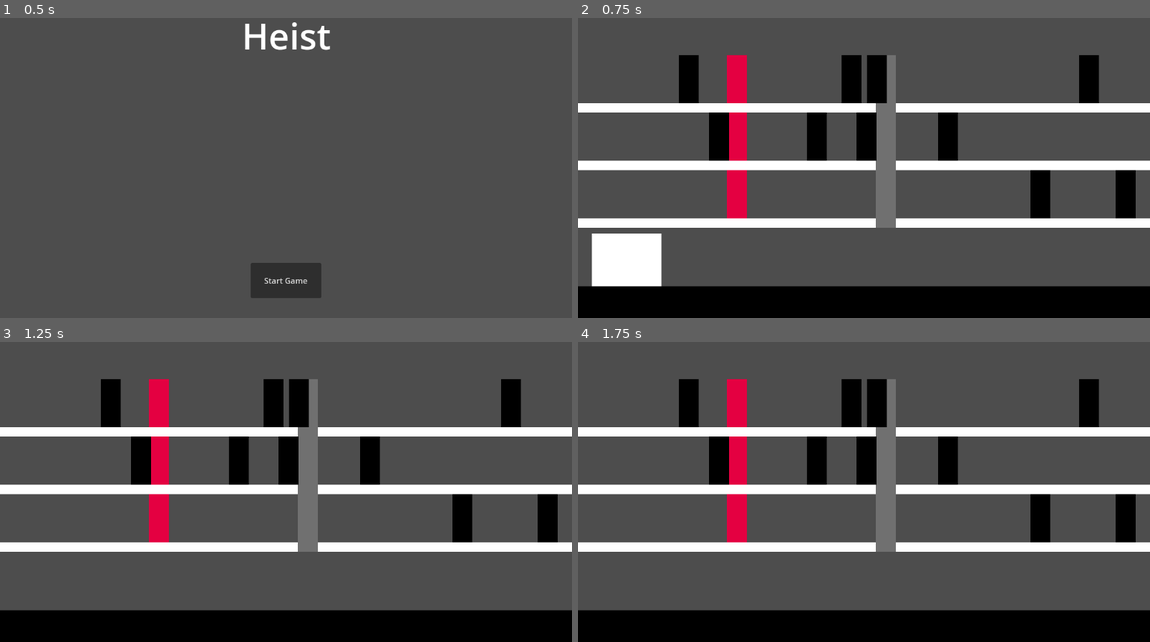
Above: before the commit, frames 1-4 (two rows, left to right).
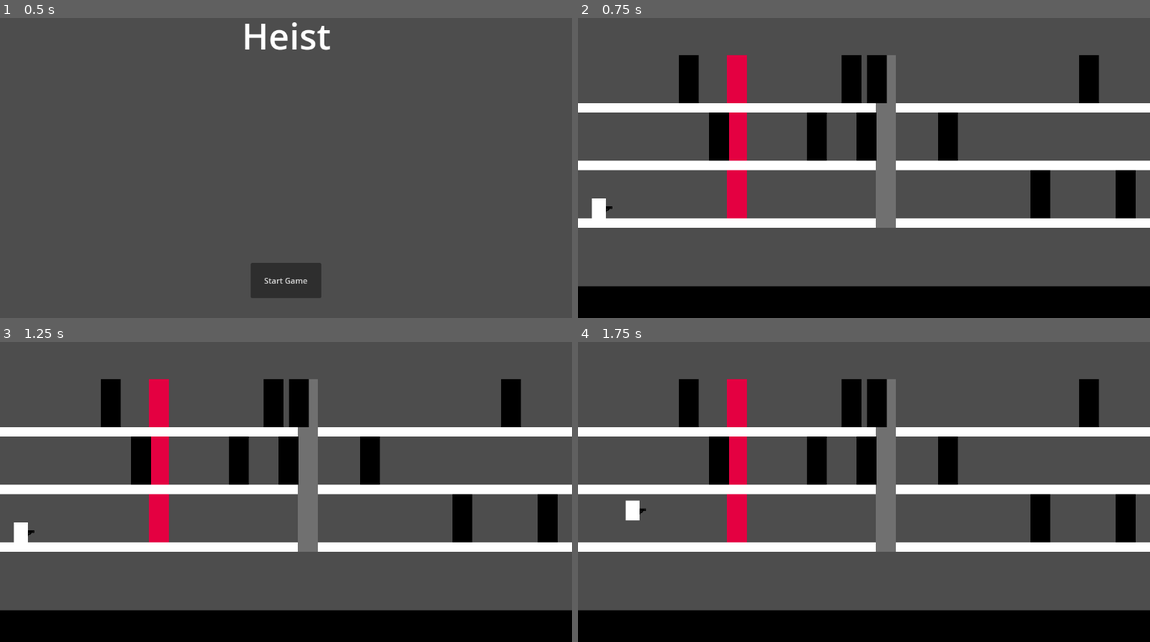
Above: after the commit, the same moments.

Repository: Colonelpanic0/Heist
Game: Godot game, scene res://Scenes/frontend.tscn
Two runs of this game, one before a commit and one after it. Both use one fixed random seed, a clock stepped at 60 frames per second and the inputs below.
Inputs:
- Up to frame 1 (0.5 s): no input
- Up to frame 2 (0.75 s): click "Start Game" at 0.5 s
- Up to frame 3 (1.25 s): no input
- Up to frame 4 (1.75 s): hold D (Right) from 1.28 s (still down); tap 2 (Fire) at 1.35 s; tap 1 (Jump) at 1.52 s

Frame 1 is identical in both runs. In frame 2, 2.3% of the frame differs, in the area x 2-15%, y 60-90%; in frame 3, 0.2%; in frame 4, 0.2%.
Error after the commit: Parse Error: Expected indented block after "if" block. (res://Scripts/Gun.gd:13)

Commit message:
Fixes and gun
Fixed player and started work on gun

Diff:
--- /dev/null
+++ b/heist/Scenes/Bullet.tscn
@@ -0,0 +1,8 @@
+[gd_scene load_steps=2 format=3 uid="uid://btqqfyexe2uwu"]
+
+[ext_resource type="Texture2D" uid="uid://c4d104xnavy54" path="res://Sprites/bullet.png" id="1_vlxeq"]
+
+[node name="Bullet" type="Node"]
+
+[node name="Sprite2D" type="Sprite2D" parent="."]
+texture = ExtResource("1_vlxeq")
--- a/heist/Scenes/Player.tscn
+++ b/heist/Scenes/Player.tscn
@@ -1,13 +1,19 @@
-[gd_scene load_steps=3 format=3 uid="uid://cp2fklmpdt0mk"]
+[gd_scene load_steps=5 format=3 uid="uid://cp2fklmpdt0mk"]
 
-[ext_resource type="Script" uid="uid://bslnuks1opjgj" path="res://Scenes/player.gd" id="1_kyqiw"]
+[ext_resource type="Script" uid="uid://bslnuks1opjgj" path="res://Scripts/player.gd" id="1_kyqiw"]
+[ext_resource type="Texture2D" uid="uid://cpsiylfyr8530" path="res://Sprites/gun.png" id="2_kyqiw"]
+[ext_resource type="Script" uid="uid://5a7qlu56fkyl" path="res://Scripts/Gun.gd" id="3_gntrk"]
 
 [sub_resource type="RectangleShape2D" id="RectangleShape2D_rpqav"]
 size = Vector2(28, 40)
 
 [node name="Player" type="CharacterBody2D"]
-scale = Vector2(5, 5)
 script = ExtResource("1_kyqiw")
+
+[node name="Sprite2D" type="Sprite2D" parent="."]
+position = Vector2(33, 22)
+texture = ExtResource("2_kyqiw")
+script = ExtResource("3_gntrk")
 
 [node name="ColorRect" type="ColorRect" parent="."]
 offset_right = 28.0
--- /dev/null
+++ b/heist/Scripts/Gun.gd
@@ -0,0 +1,16 @@
+extends Sprite2D
+
+@onready var sprite_2d: Sprite2D = $"."
+const BULLET = preload("uid://c4d104xnavy54")
+
+# Called when the node enters the scene tree for the first time.
+func _ready() -> void:
+	pass # Replace with function body.
+
+
+# Called every frame. 'delta' is the elapsed time since the previous frame.
+func _process(delta: float) -> void:
+	if Input.is_action_just_pressed("Fire"):
+
+
+	pass
--- a/heist/Scenes/player.gd
+++ b/heist/Scripts/player.gd
@@ -1,8 +1,8 @@
 extends CharacterBody2D
 
 
-const SPEED = 400.0
-const JUMP_VELOCITY = -600.0
+const SPEED = 150.0
+const JUMP_VELOCITY = -300.0
 
 
 func _physics_process(delta: float) -> void:
Not shown, added: heist/Scripts/Gun.gd.uid
Renamed: heist/Scenes/player.gd.uid -> heist/Scripts/player.gd.uid
